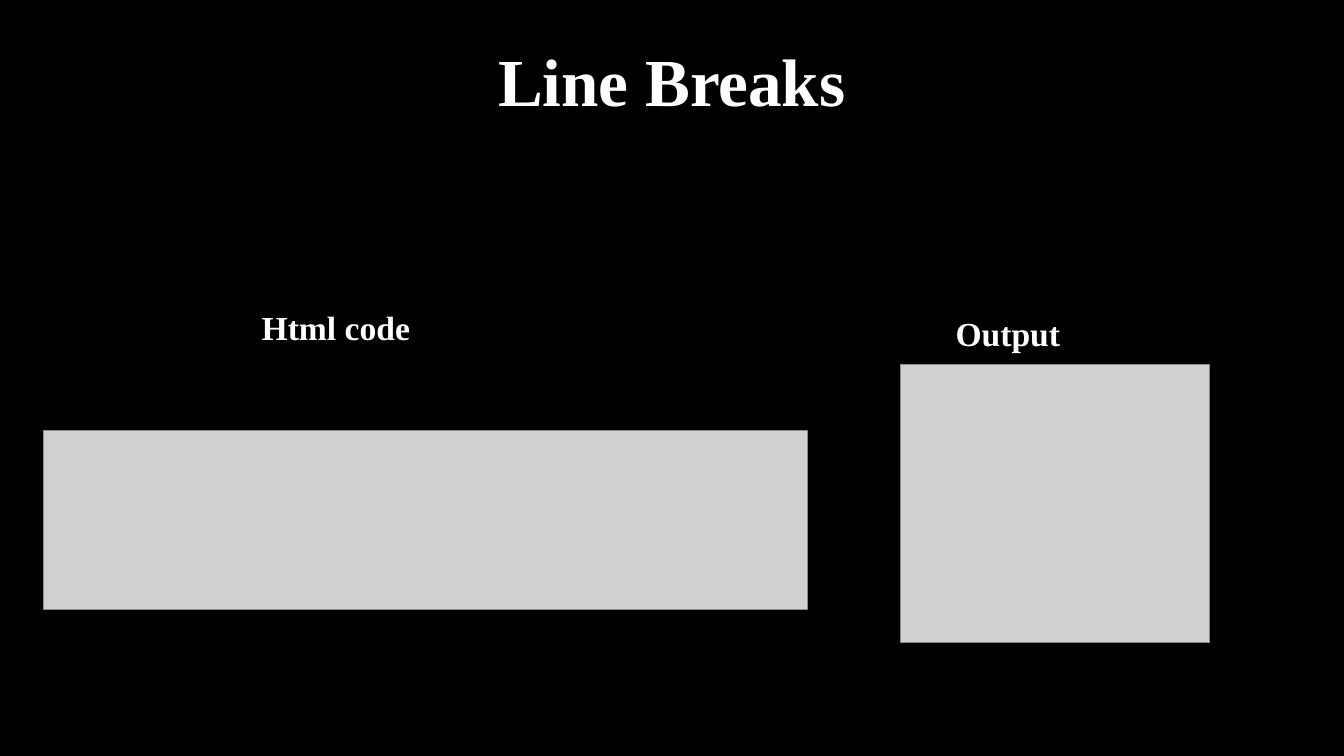
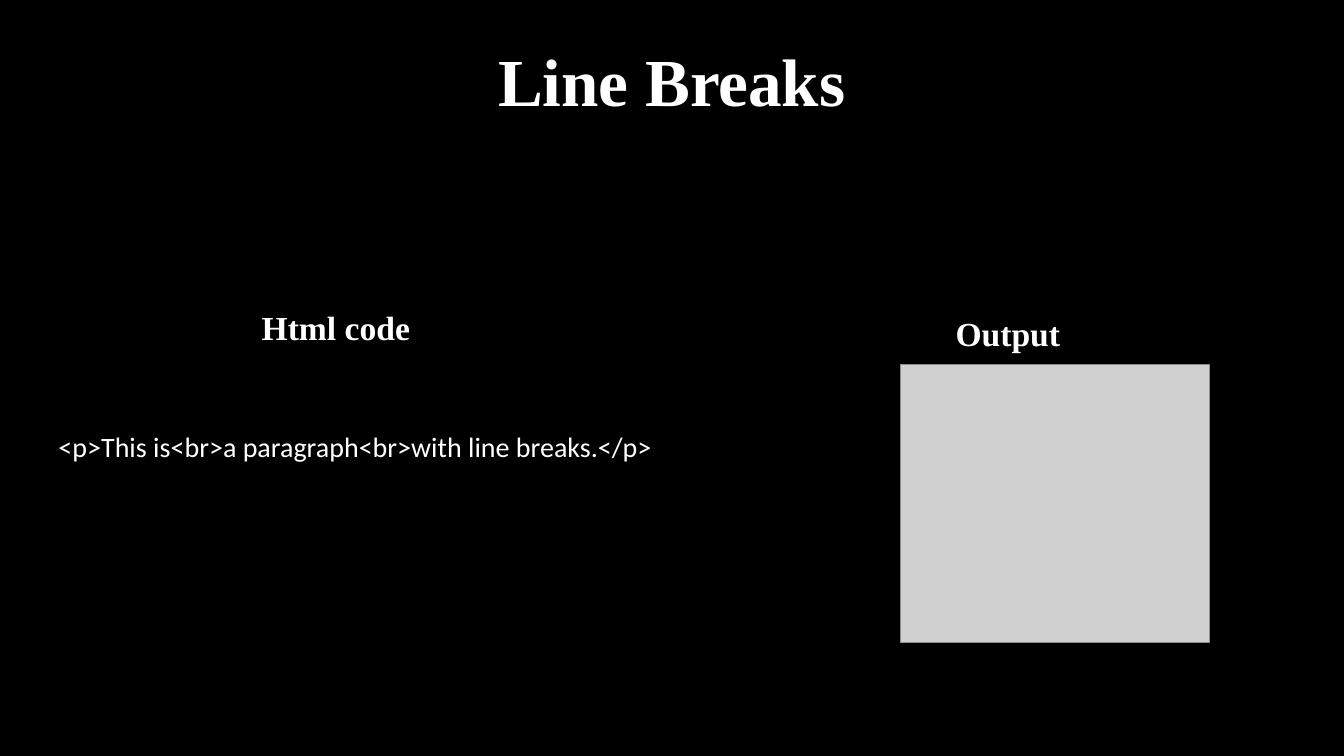
Before and after one commit to haiderIbrahem/ASPU_WEB, a slide deck: slide 23 of web.pptx (slide 21 before the commit). Drawn at 1344x756 pixels with LibreOffice and Linux fonts; fonts in the diff are those of the drawing; grey boxes stand for pictures. Boxes give left, top, right and bottom in pixels: in the first picture for what was removed or moved away, otherwise in the second. Text is boxed around its words. In the diff, an @@ line names an element or a change of style, - is before the commit and + after.

```diff
--- a/web.pptx
+++ b/web.pptx
@@ picture removed at [44,431,808,609] @@
@@ text added at [58,437,652,462], 20 pt, text #FFFFFF @@
+<p>This is<br>a paragraph<br>with line breaks.</p>
```
Also in this commit, not shown: 18 other slides changed, 2 slides added.
